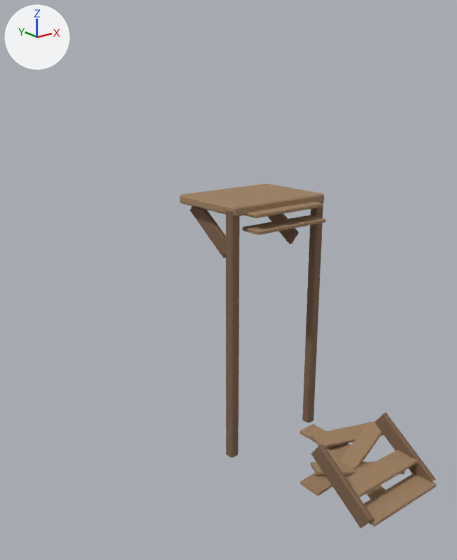
The glTF model assets/broken_stair.glb: old version first, new version second.
Camera for both pictures: a 50 mm lens placed at (-5.63, -7.02, 4.97), pointed at (-0.88, -1.07, 2.59). Arrows for +X, +Y and +Z are at upper left; the lights stay in place. The first picture is the older version. Vertices at exactly the same position are counted once.

Objects in the first picture: 'broken_stair'.
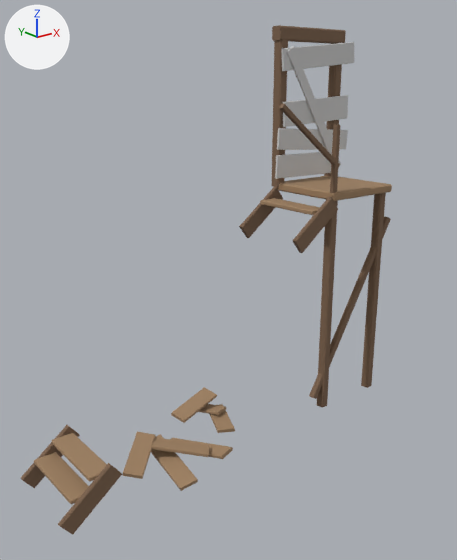
Edits to the bpy script that builds the scene:
```text
Add mat_mat_boards:
    mat_mat_boards = principled_material('MAT:boards')
    mat_mat_boards.base_color = (0.6, 0.6, 0.6)  # light grey #cbcbcb
    mat_mat_boards.roughness = 0.85
Change me_broken_stair:
    used by ob_broken_stair; location = (0.0, 0.0, 0.0)
    remove me_broken_stair.from_pydata(...)  # 312 vertices, 556 faces; spans x -0.82..1.25, y -3.36..0.1, z -0.08..3.51
    add me_broken_stair.from_pydata(...)  # 480 vertices, 848 faces; spans x -3.28..2.68, y -1.22..0.43, z -0.2..5.75
    me_broken_stair part 1: the loose piece of 24 vertices spanning x -0.8..0.8, y -1.1..0.1, z 3.39..3.51 is scaled about its middle by (0.189, 0.926, 0.5), then moved by (-2.94, 0.2, -3.25)
    me_broken_stair part 2: the loose piece of 24 vertices spanning x -0.8..0.8, y -1.1..0.1, z 3.39..3.51 is copied, and the copy is scaled about its middle by (0.189, 0.926, 0.5), then moved by (-2.68, 0.2, -3.05); it spans x -2.84..-2.53, y -0.85..0.25, z 0.37..0.43
    me_broken_stair part 3: the loose piece of 24 vertices spanning x -0.8..0.8, y -1.1..0.1, z 3.39..3.51 is copied, and the copy is scaled about its middle by (0.189, 0.926, 0.5), then moved by (0.96, 0.2, -0.25); it spans x 0.81..1.12, y -0.85..0.25, z 3.17..3.23
    me_broken_stair part 4: the loose piece of 24 vertices spanning x -0.8..0.8, y -1.1..0.1, z 3.39..3.51 is copied, and the copy is scaled about its middle by (0.809, 1.09, 1), then moved by (1.82, 0.2, -0.05); it spans x 1.17..2.47, y -0.95..0.35, z 3.34..3.46
    me_broken_stair part 5: the loose piece of 16 vertices spanning x 0.11..1.25, y -2.17..-1.6, z 0.13..0.25 is multiplied about its middle by the matrix ((0.535, 0.796, 0.037), (-0.779, 0.512, 0.231), (0.172, -0.159, 0.931)), then moved by (-1.76, 1.28, -0.16)
    me_broken_stair part 6: the loose piece of 16 vertices spanning x -0.68..0.37, y -2.54..-2.07, z 0.0..0.22 is multiplied about its middle by the matrix ((0.202, -0.897, -0.348), (0.903, 0.299, -0.247), (0.331, -0.269, 0.886)), then moved by (-1.43, 1.61, -0.03)
    me_broken_stair part 7: the loose piece of 16 vertices spanning x 0.29..0.64, y -2.11..-1.21, z 0.01..0.13 is multiplied about its middle by the matrix ((0.475, -0.699, 0.236), (0.727, 0.491, -0.009), (-0.125, 0.201, 0.845)), then moved by (-1.86, 0.98, 0.14)
    me_broken_stair part 8: the loose piece of 16 vertices spanning x 0.68..0.82, y -1.07..-0.93, z 0.0..3.45 is scaled about its middle by (1, 1, 0.986), then moved by (0.52, 0.2, -0.02)
    me_broken_stair part 9: the loose piece of 16 vertices spanning x -0.82..-0.68, y -1.07..-0.93, z 0.0..3.45 is scaled about its middle by (1, 1, 0.986), then moved by (3.12, 0.2, -0.02)
    me_broken_stair part 10: 11 loose pieces with 208 vertices, spanning x -0.64..1.08, y -3.36..0.09, z -0.08..3.46, are deleted
    me_broken_stair part 11: 304 vertices added at x -3.28..2.68, y -0.92..0.43, z -0.2..5.75
    add me_broken_stair.materials.append(mat_mat_boards)  # light grey #cbcbcb
```

Boxes (x1, y1, x2, y2) around the edits, measured in the pictures (457 x 560 px; the box of a moved part takes in the faces that stretch with it):
'broken_stair', reshaped (45% wider, 48% taller)
    before: (180, 184, 436, 528)
    after: (21, 25, 392, 535)
part 1 of me_broken_stair, moved or reshaped
    before: (180, 184, 324, 217)
    after: (34, 452, 89, 504)
part 2 of me_broken_stair, added (brown)
    after: (52, 433, 107, 482)
part 3 of me_broken_stair, added (brown)
    after: (260, 198, 320, 215)
part 4 of me_broken_stair, added (brown)
    after: (277, 176, 392, 201)
part 5 of me_broken_stair, moved or reshaped
    before: (311, 421, 383, 448)
    after: (170, 438, 233, 459)
part 6 of me_broken_stair, moved or reshaped
    before: (300, 458, 349, 496)
    after: (151, 434, 198, 491)
part 7 of me_broken_stair, moved or reshaped
    before: (300, 424, 351, 456)
    after: (152, 437, 209, 457)
part 8 of me_broken_stair, moved or reshaped
    before: (302, 202, 323, 423)
    after: (317, 201, 338, 407)
part 9 of me_broken_stair, moved or reshaped
    before: (226, 210, 240, 458)
    after: (361, 193, 386, 388)
part 10 of me_broken_stair, deleted
    before: (190, 202, 436, 528)
part 11 of me_broken_stair, added
    after: (21, 25, 391, 535)
